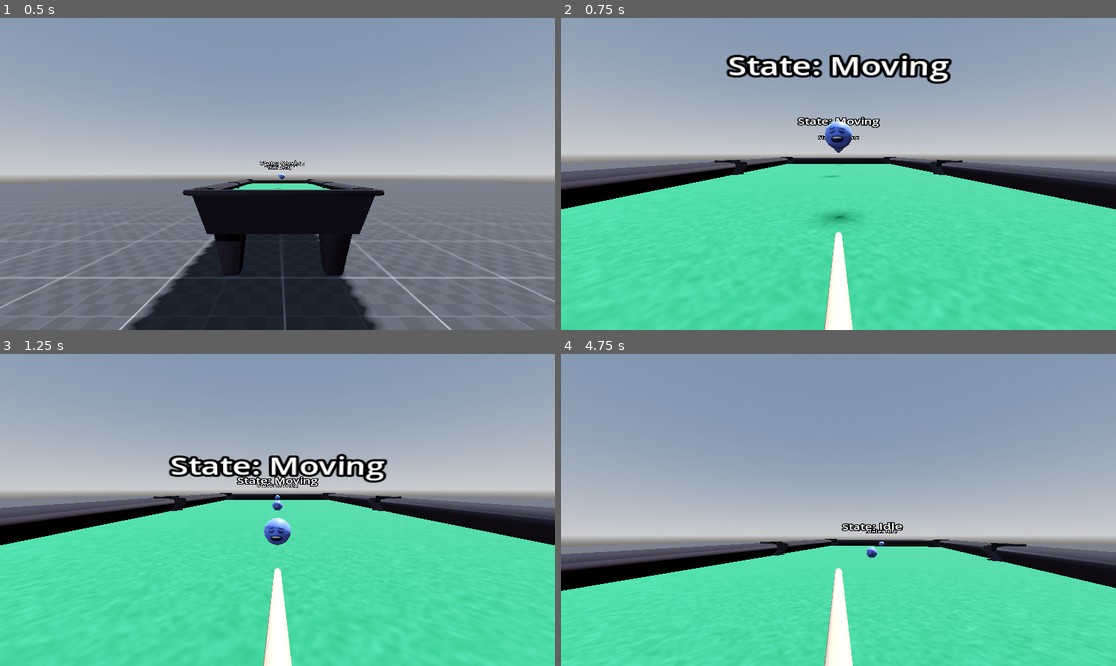
Above: before the commit, frames 1-4 (two rows, left to right).
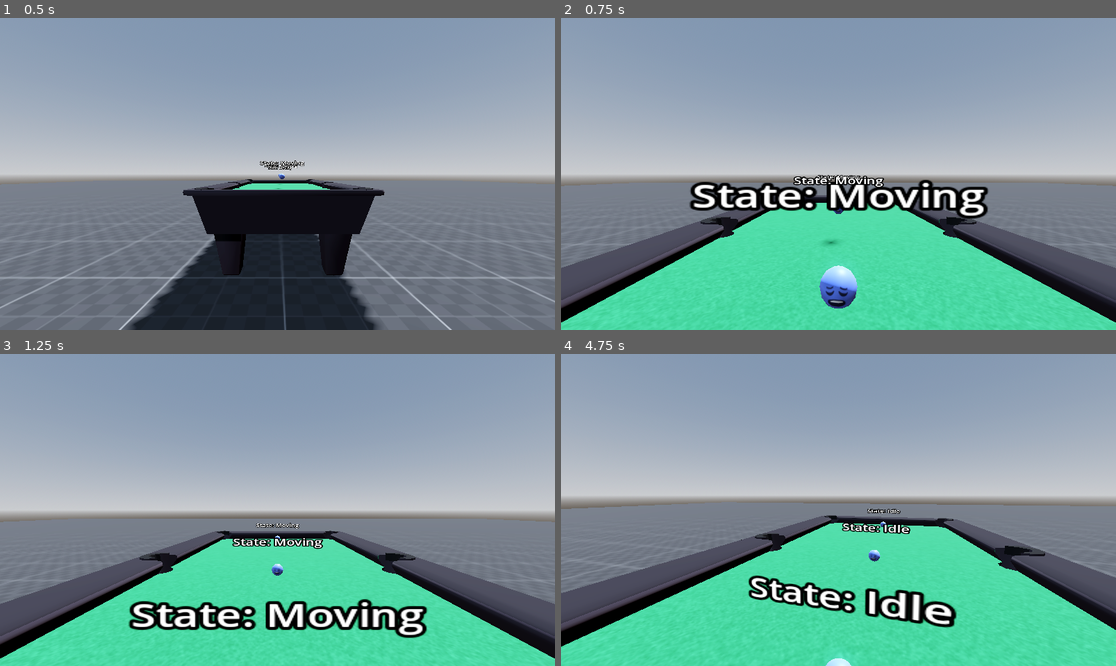
Above: after the commit, the same moments.

Repository: maximosdrr/9-die
Game: Godot game, scene res://Main.tscn
Same seed, same stepped clock (60 frames per second), same inputs: the game is played once before the commit and once after it.
Inputs (mouse positions are in pixels of both pictures, inside the frame that each line leads up to):
- Up to frame 1 (0.5 s): no input
- Up to frame 2 (0.75 s): move the mouse to (960, 158) at 0.52 s; hold D (move_right) from 0.53 s (still down); right-click (960, 158) at 0.6 s; click (960, 158) at 0.67 s
- Up to frame 3 (1.25 s): keep holding D (move_right)
- Up to frame 4 (4.75 s): move the mouse to (810, 510) at 1.27 s; release D (move_right) at 1.28 s; hold W (move_forward) 1.28-4.25 s; tap Shift (can_strike) at 1.35, 2.85 s; move the mouse to (849, 503) at 2.02 s; right-click (849, 503) at 2.1 s; move the mouse to (832, 516) at 2.77 s; move the mouse to (877, 513) at 3.52 s; right-click (877, 513) at 3.6 s; tap Escape (ui_cancel) at 4.15 s; drag from (672, 463) to (755, 432) at 4.27 s

Frame 1 is identical in both runs. In frame 2, 36% of the frame differs, in the area x 0-100%, y 11-100%; in frame 3, 38%, in the area x 0-100%, y 32-100%; in frame 4, 38%.
Error after the commit: Invalid access to property or key 'table' on a base object of type 'null instance'. (res://Features/Poolstick/Scripts/Poolstick.gd:12)

Commit message:
feat: remove poolstick camera pivot

Diff:
--- a/Core/CameraPivot/CameraPivot.gd
+++ b/Core/CameraPivot/CameraPivot.gd
@@ -3,8 +3,10 @@
 @export var camera: Camera3D
 @export var rotation_x_enabled := true
 @export var rotation_y_enabled := true
+@export var yaw_sensitivity := 0.005
 
 const BASE_YAW := deg_to_rad(180)
+var rotation_target: Node3D = null
 
 func _unhandled_input(event: InputEvent) -> void:
 	if event is InputEventMouseButton:
@@ -26,5 +28,23 @@
 			deg_to_rad(60)
 		)
 
-	if rotation_y_enabled:
-		rotate_y(-event.relative.x * 0.005)
+	if not rotation_y_enabled:
+		return
+
+	if rotation_target != null:
+		var yaw_delta = -event.relative.x * yaw_sensitivity
+		_orbit_around_target(yaw_delta)
+		return
+
+	rotate_y(-event.relative.x * 0.005)
+
+func _orbit_around_target(yaw_delta: float) -> void:
+	var target_pos := rotation_target.global_transform.origin
+	var offset := global_transform.origin - target_pos
+
+	offset = offset.rotated(Vector3.UP, yaw_delta)
+
+	global_transform.origin = target_pos + offset
+
+	var flat_look := Vector3(target_pos.x, global_transform.origin.y, target_pos.z)
+	look_at(flat_look, Vector3.UP)
--- a/Features/Player/Player.tscn
+++ b/Features/Player/Player.tscn
@@ -14,12 +14,12 @@
 [sub_resource type="CapsuleMesh" id="CapsuleMesh_qhdlv"]
 
 [node name="Player" type="CharacterBody3D" node_paths=PackedStringArray("camera_pivot", "model", "player_camera", "poolstick")]
-collision_layer = 2
-script = ExtResource("1_imb0g")
+script = ExtResource("1_wlwl2")
 camera_pivot = NodePath("Body/CameraPivot")
-model = NodePath("Body/Model3D")
+model = NodePath("Body/CameraPivot/Model3D")
 player_camera = NodePath("Body/CameraPivot/PlayerCamera")
-poolstick = NodePath("Poolstick")
+poolstick = NodePath("Body/Poolstick")
+metadata/_custom_type_script = "uid://def4sbadiuagc"
 
 [node name="CollisionShape3D" type="CollisionShape3D" parent="."]
 transform = Transform3D(1, 0, 0, 0, 1, 0, 0, 0, 1, 0, 0.006961465, 0)
@@ -27,10 +27,6 @@
 
 [node name="Body" type="Node3D" parent="."]
 transform = Transform3D(0.61873686, 0, 0, 0, 0.6075876, 0, 0, 0, 0.44892848, 0, 0, 0)
-
-[node name="Model3D" type="MeshInstance3D" parent="Body"]
-mesh = SubResource("CapsuleMesh_qhdlv")
-skeleton = NodePath("../..")
 
 [node name="CameraPivot" type="Node3D" parent="Body" node_paths=PackedStringArray("camera")]
 transform = Transform3D(1, 0, 0, 0, 1, 0, 0, 0, 1, 0, 0.5177065, -0.4314682)
@@ -40,6 +36,15 @@
 [node name="PlayerCamera" type="Camera3D" parent="Body/CameraPivot"]
 transform = Transform3D(1.0000001, 0, 0, 0, 1, 0, 0, 0, 1.0000001, 0, 0, 0)
 current = true
+
+[node name="Model3D" type="MeshInstance3D" parent="Body/CameraPivot"]
+transform = Transform3D(1.0000001, 0, 0, 0, 0.99999994, 0, 0, 0, 1, 0, -0.51770645, 0.43146822)
+mesh = SubResource("CapsuleMesh_qhdlv")
+skeleton = NodePath("../../..")
+
+[node name="Poolstick" parent="Body" node_paths=PackedStringArray("player") instance=ExtResource("6_wlwl2")]
+transform = Transform3D(1.616196, 0, 0, 0, 1.6458532, 0, 0, 0, 2.2275264, 0, 0, 0)
+player = NodePath("")
 
 [node name="StateMachine" type="Node3D" parent="."]
 script = ExtResource("6_4uqpi")
@@ -56,6 +61,3 @@
 script = ExtResource("7_yu112")
 player = NodePath("../..")
 metadata/_custom_type_script = "uid://cheubfr7g8jw5"
-
-[node name="Poolstick" parent="." node_paths=PackedStringArray("player") instance=ExtResource("6_wlwl2")]
-player = NodePath("..")
--- a/Features/Player/Scripts/Player.gd
+++ b/Features/Player/Scripts/Player.gd
@@ -8,6 +8,7 @@
 @export var player_camera: Camera3D
 @export var table: Table
 @export var poolstick: Poolstick
+
 
 @onready var state_machine: StateMachine = $StateMachine
 
--- a/Features/Player/Scripts/States/Aiming.gd
+++ b/Features/Player/Scripts/States/Aiming.gd
@@ -3,26 +3,29 @@
 class_name PlayerAimingState
 
 @export var player: Player
+var player_original_parent: Node3D = null
 
 func _init() -> void:
 	self.type = State.Type.AIMING
 
+func _ready() -> void:
+	player_original_parent = player.get_parent()
+
 func enter(_metadata: Dictionary[Variant, Variant]):
-	var poolstick = player.poolstick
 	var table = player.table
 
-	player.player_camera.current = false
-	poolstick.poolstick_camera.current = true
-	poolstick.set_camera_target(table.poolstick_respawn_marker)
+	player.reparent(table.poolstick_respawn_marker)
+	player.position = Vector3(0, 0, 0.5)
+	player.set_physics_process(false)
+	player.camera_pivot.rotation_x_enabled = false
+	player.camera_pivot.rotation_target = table.poolstick_respawn_marker
 
-	#Change poolstick parent
-	if poolstick.get_parent() == player:
-		player.remove_child(poolstick)
-		table.poolstick_respawn_marker.add_child(poolstick)
-
-		poolstick.position = Vector3(0, 0.25, 1.6)
-		poolstick.rotation_degrees = Vector3(-100, 0, 0)
-
+func exit(_metadata: Dictionary[Variant, Variant]):
+	player.reparent(player_original_parent)
+	player.position = Vector3(0, 0, 2)
+	player.set_physics_process(true)
+	player.camera_pivot.rotation_x_enabled = true
+	player.camera_pivot.rotation_target = null
 
 
 func process(_delta: float) -> void:
--- a/Features/Player/Scripts/States/Idle.gd
+++ b/Features/Player/Scripts/States/Idle.gd
@@ -7,21 +7,6 @@
 func _init() -> void:
 	self.type = State.Type.IDLE
 
-func enter(_metadata: Dictionary[Variant, Variant]):
-	var table = player.table
-	var poolstick = player.poolstick
-	player.player_camera.current = true
-	poolstick.poolstick_camera.current = false
-	poolstick.set_camera_target(null)
-
-	if poolstick.get_parent() == table.poolstick_respawn_marker:
-		table.poolstick_respawn_marker.remove_child(poolstick)
-		player.add_child(poolstick)
-
-		poolstick.position = Vector3(0.31, -0.132, 0.572)
-		poolstick.rotation_degrees = Vector3(-73.6, 0, 0)
-
-
 func process(_delta: float) -> void:
 	if Input.is_action_just_pressed("aim"):
 		state_machine.change_state(State.Type.AIMING, {})
--- a/Features/Poolstick/Poolstick.tscn
+++ b/Features/Poolstick/Poolstick.tscn
@@ -1,8 +1,7 @@
-[gd_scene load_steps=8 format=4 uid="uid://dr4okuny0mqw0"]
+[gd_scene load_steps=7 format=4 uid="uid://dr4okuny0mqw0"]
 
 [ext_resource type="Texture2D" uid="uid://dxx62uhpw0coo" path="res://Assets/Poolstick/Poolstick_poolstick01_base_color.png" id="1_6slcf"]
 [ext_resource type="Script" uid="uid://dyye3x8q5giqw" path="res://Features/Poolstick/Scripts/Poolstick.gd" id="1_fst4q"]
-[ext_resource type="Script" uid="uid://dw3wkrkjp8hj5" path="res://Features/Poolstick/Scripts/PoolstickCameraPivot.gd" id="2_kkk8n"]
 
 [sub_resource type="StandardMaterial3D" id="StandardMaterial3D_3p8eb"]
 resource_name = "poolstick01_base_color"
@@ -46,30 +45,19 @@
 
 [sub_resource type="BoxShape3D" id="BoxShape3D_6slcf"]
 
-[node name="Poolstick" type="Node3D" node_paths=PackedStringArray("poolstick_camera", "camera_pivot", "poolstick_body")]
+[node name="Poolstick" type="Node3D" node_paths=PackedStringArray("poolstick_camera", "poolstick_body")]
 script = ExtResource("1_fst4q")
-poolstick_camera = NodePath("PoolstickCameraPivot/Camera3D")
-camera_pivot = NodePath("PoolstickCameraPivot")
-poolstick_body = NodePath("PoolstickCameraPivot/PoolstickBody")
+poolstick_camera = NodePath("")
+poolstick_body = NodePath("PoolstickBody")
 
-[node name="PoolstickCameraPivot" type="Node3D" parent="." node_paths=PackedStringArray("camera")]
-transform = Transform3D(1, 0, 0, 0, 0.050592944, -0.99871933, 0, 0.99871933, 0.050592944, 0, 1.182, 0.064)
-script = ExtResource("2_kkk8n")
-camera = NodePath("Camera3D")
-rotation_x_enabled = false
-metadata/_custom_type_script = "uid://dw3wkrkjp8hj5"
+[node name="PoolstickBody" type="Node3D" parent="."]
+transform = Transform3D(1, 0, 0, 0, 1, 0, 0, 0, 1, 0, 0, 7.450581e-09)
 
-[node name="Camera3D" type="Camera3D" parent="PoolstickCameraPivot"]
-transform = Transform3D(1, 0, 0, 0, 0.9922019, -0.12464057, 0, 0.12464057, 0.9922019, 0, 0, 0)
-
-[node name="PoolstickBody" type="Node3D" parent="PoolstickCameraPivot"]
-transform = Transform3D(1, 0, 0, 0, 0.050592944, 0.99871933, 0, -0.99871933, 0.050592944, 0, -0.1237189, 1.1772484)
-
-[node name="Model3D" type="MeshInstance3D" parent="PoolstickCameraPivot/PoolstickBody"]
+[node name="Model3D" type="MeshInstance3D" parent="PoolstickBody"]
 transform = Transform3D(0.01, 0, 0, 0, 0, -0.01, 0, 0.01, 0, 0, 0, 0)
 mesh = SubResource("ArrayMesh_m6ccd")
 skeleton = NodePath("")
 
-[node name="ShapeCast3D" type="ShapeCast3D" parent="PoolstickCameraPivot/PoolstickBody"]
+[node name="ShapeCast3D" type="ShapeCast3D" parent="PoolstickBody"]
 transform = Transform3D(0.009075632, 0, 0, 0, 0.008184366, 0, 0, 0, -0.010578077, 0, 1.474282, 0)
 shape = SubResource("BoxShape3D_6slcf")
--- a/Features/Poolstick/Scripts/Poolstick.gd
+++ b/Features/Poolstick/Scripts/Poolstick.gd
@@ -1,7 +1,6 @@
 class_name Poolstick extends Node3D
 
 @export var poolstick_camera: Camera3D
-@export var camera_pivot: PollstickCameraPivot
 @export var poolstick_body: Node3D
 @export var player: Player
 
@@ -19,6 +18,3 @@
 	var strike_direction = (target_ball.global_position - poolstick_body.global_position).normalized()
 	strike_direction.y = 0
 	target_ball.strike(strike_direction, _current_power)
-
-func set_camera_target(node: Node3D) -> void:
-	camera_pivot.set_rotation_target(node)
--- a/Features/Poolstick/Scripts/PoolstickCameraPivot.gd
+++ /dev/null
@@ -1,53 +0,0 @@
-class_name PollstickCameraPivot extends Node3D
-
-@export var camera: Camera3D
-@export var rotation_x_enabled := true
-@export var rotation_y_enabled := true
-
-@export var rotation_target: Node3D
-
-@export var yaw_sensitivity := 0.005
-@export var pitch_sensitivity := 0.005
-
-@export var min_pitch_deg := -65.0
-@export var max_pitch_deg := 60.0
-
-func set_rotation_target(target: Node3D) -> void:
-	rotation_target = target
-
-func _unhandled_input(event: InputEvent) -> void:
-	if event is InputEventMouseButton:
-		Input.set_mouse_mode(Input.MOUSE_MODE_CAPTURED)
-	elif event.is_action_pressed("ui_cancel"):
-		Input.set_mouse_mode(Input.MOUSE_MODE_VISIBLE)
-
-	if Input.get_mouse_mode() != Input.MOUSE_MODE_CAPTURED:
-		return
-
-	if event is not InputEventMouseMotion:
-		return
-
-	if rotation_x_enabled and camera:
-		camera.rotate_x(-event.relative.y * pitch_sensitivity)
-		camera.rotation.x = clamp(
-			camera.rotation.x,
-			deg_to_rad(min_pitch_deg),
-			deg_to_rad(max_pitch_deg)
-		)
-
-	if rotation_y_enabled:
-		var yaw_delta = -event.relative.x * yaw_sensitivity
-		_orbit_around_target(yaw_delta)
-
-func _orbit_around_target(yaw_delta: float) -> void:
-	if rotation_target == null:
-		return
-	var target_pos := rotation_target.global_transform.origin
-	var offset := global_transform.origin - target_pos
-	offset = offset.rotated(Vector3.UP, yaw_delta)
-
-	global_transform.origin = target_pos + offset
-
-	# trava a altura pra não inclinar e "abaixar" ao orbitar
-	var flat_look := Vector3(target_pos.x, global_transform.origin.y, target_pos.z)
-	look_at(flat_look, Vector3.UP)
Not shown: 1 places in Features/Player/Player.tscn that only renumber resources
Not shown, removed: Features/Poolstick/Scripts/PoolstickCameraPivot.gd.uid
